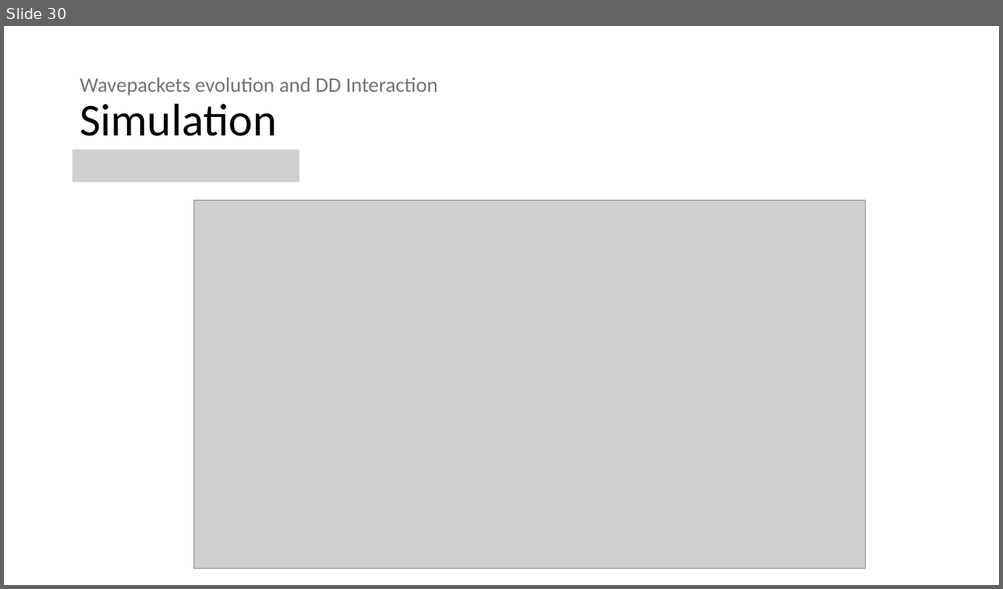
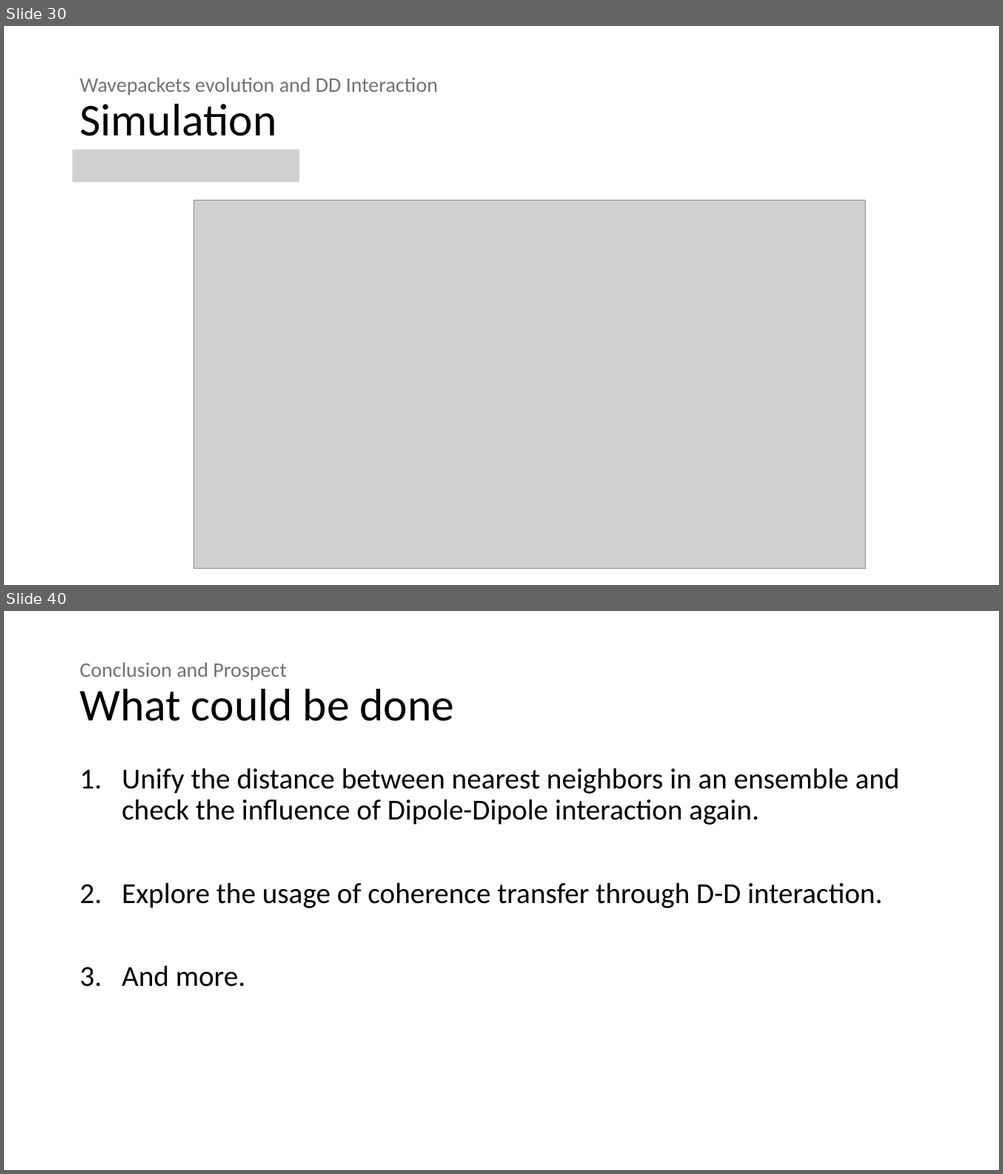
Before and after one commit to 545zhou/PHD-thesis, a slide deck: Presentation1.pptx. Shown one above the other, each under a label of ours: slide 30 before the commit, slides 30 and 40 after it; the slides between them are not shown. The pictures are 1003x589 and 1003x1174 pixels, drawn with LibreOffice and Linux fonts; fonts in the diff are those of the drawing; grey boxes stand for pictures. Boxes give left, top, right and bottom in pixels: in the first picture for what was removed or moved away, otherwise in the second. Text is boxed around its words. In the diff, an @@ line names an element or a change of style, - is before the commit and + after.

```diff
--- a/Presentation1.pptx
+++ b/Presentation1.pptx
@@ slide 40 added at (x1=4, y1=611, x2=999, y2=1170), background #FFFFFF @@
@@ title added at (x1=79, y1=662, x2=455, y2=721), 20 pt, text #767171 @@
+Conclusion and Prospect
+What could be done
@@ text added at (x1=122, y1=768, x2=899, y2=987), 28 pt, text #000000 @@
+1. Unify the distance between nearest neighbors in an ensemble and check the influence of Dipole-Dipole interaction again.
+2. Explore the usage of coherence transfer through D-D interaction.
+3. And more.
```
Also in this commit, not shown: 2 slides changed, 8 other slides added, 1 slide removed.
